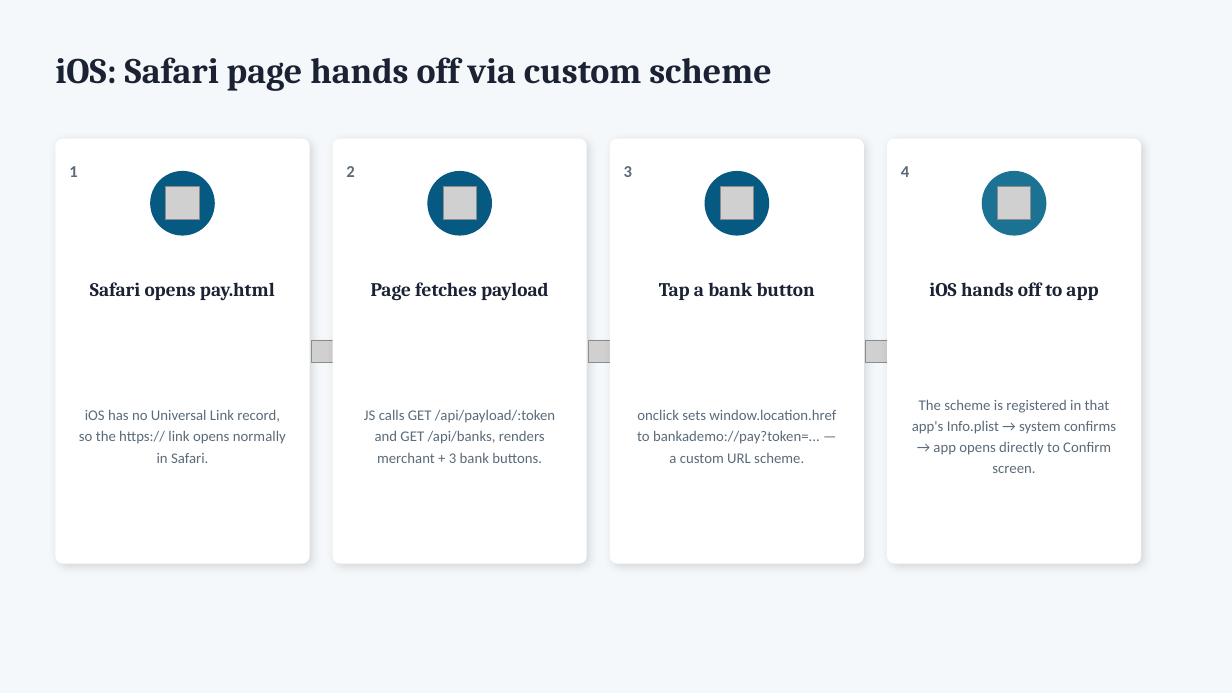
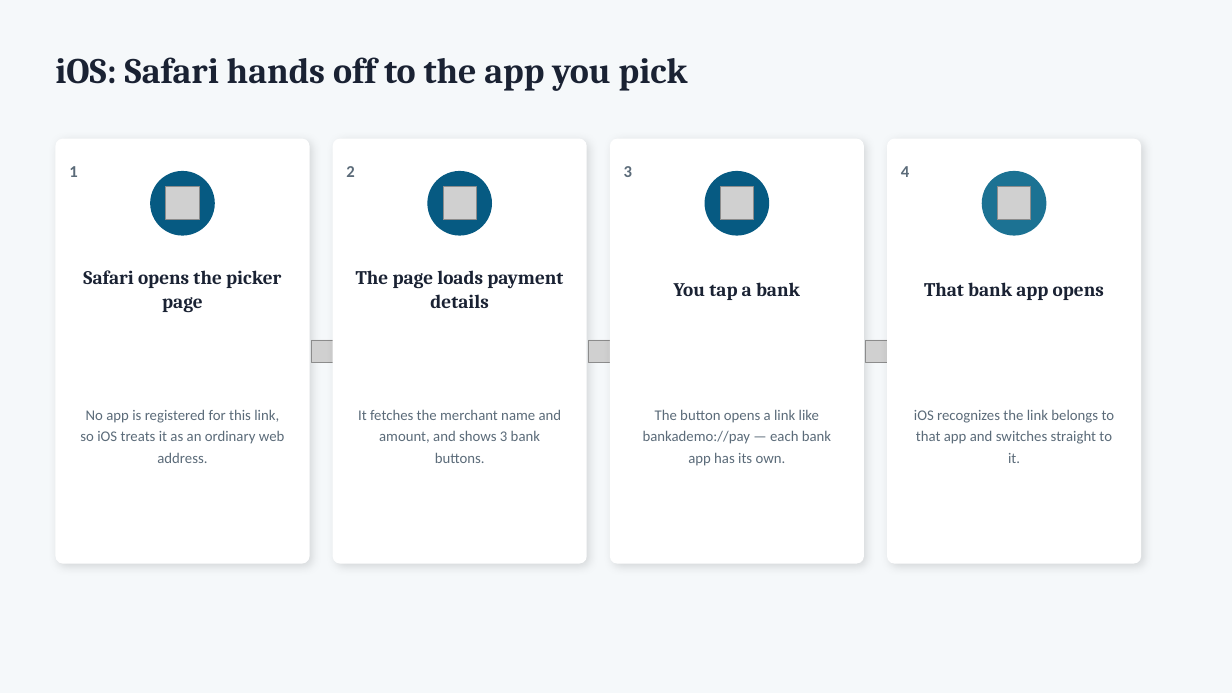
Before and after one commit to deandrehaijielim-commits/sgqr-deep-link-demo, a slide deck: slide 5 of SGQR_Deep_Linking_Simulation.pptx (slide 4 before the commit). Drawn at 1232x693 pixels with LibreOffice and Linux fonts; fonts in the diff are those of the drawing; grey boxes stand for pictures. Boxes give left, top, right and bottom in pixels: in the first picture for what was removed or moved away, otherwise in the second. Text is boxed around its words. In the diff, an @@ line names an element or a change of style, - is before the commit and + after.

Commit message:
Update slide deck: correct Android flow, simplify wording throughout

```diff
--- a/SGQR_Deep_Linking_Simulation.pptx
+++ b/SGQR_Deep_Linking_Simulation.pptx
@@ text at (55, 57, 688, 91): text changed @@
-iOS: Safari page hands off via custom scheme
+iOS: Safari hands off to the app you pick
@@ text at (83, 270, 281, 313): text changed @@
-Safari opens pay.html
+Safari opens the picker page
@@ text at (356, 270, 563, 308): text changed @@
-Page fetches payload
+The page loads payment details
@@ text at (674, 282, 800, 300): text changed @@
-Tap a bank button
+You tap a bank
@@ text at (924, 282, 1104, 300): text changed @@
-iOS hands off to app
+That bank app opens
@@ text at (80, 409, 285, 463): text changed @@
-iOS has no Universal Link record, so the https:// link opens normally in Safari.
+No app is registered for this link, so iOS treats it as an ordinary web address.
@@ text at (358, 409, 562, 463): text changed @@
-JS calls GET /api/payload/:token and GET /api/banks, renders merchant + 3 bank buttons.
+It fetches the merchant name and amount, and shows 3 bank buttons.
@@ text at (643, 409, 831, 466): text changed @@
-onclick sets window.location.href to bankademo://pay?token=... — a custom URL scheme.
+The button opens a link like bankademo://pay — each bank app has its own.
@@ text at (914, 409, 1115, 463): text changed @@
-The scheme is registered in that app's Info.plist → system confirms → app opens directly to Confirm screen.
+iOS recognizes the link belongs to that app and switches straight to it.
```
Also in this commit, not shown: 8 other slides changed, 1 slide added.
